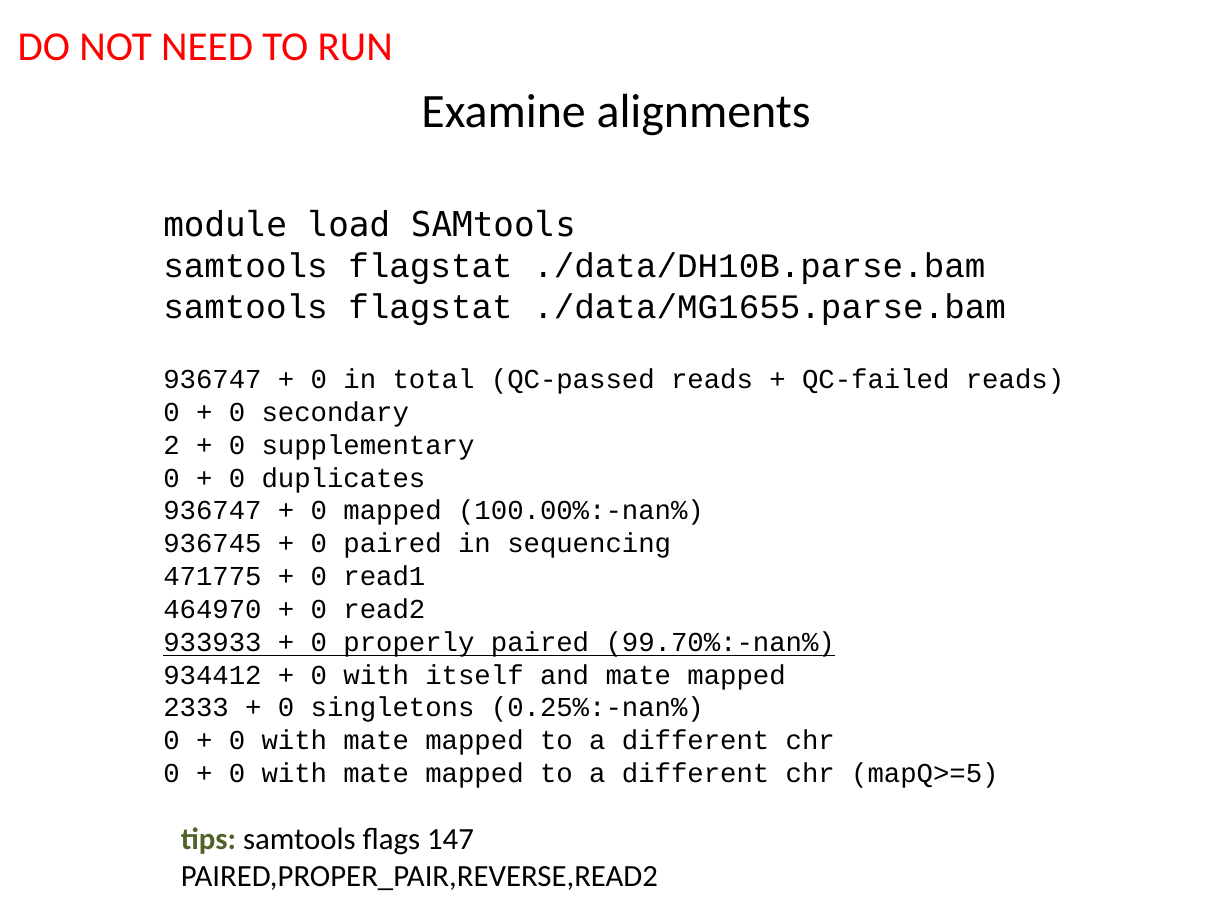
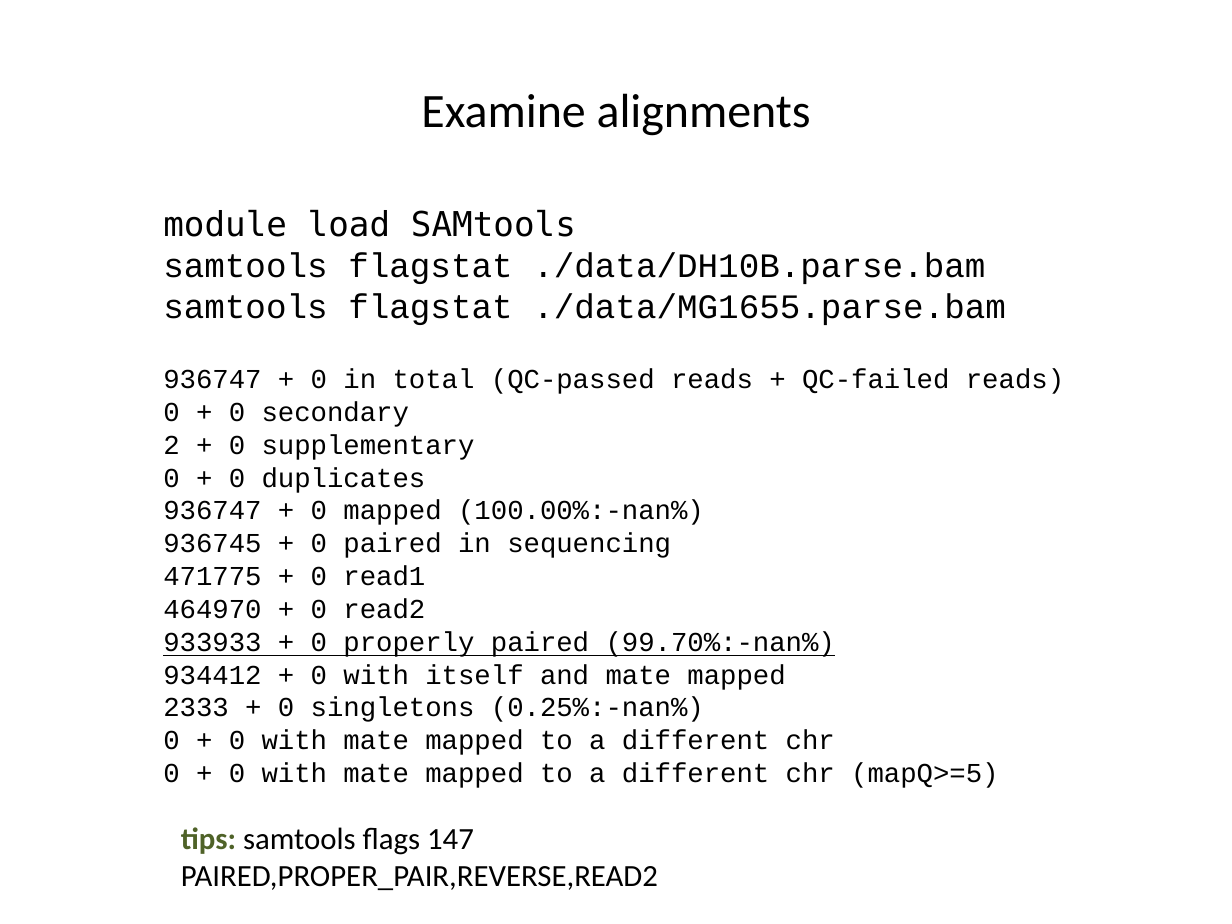
Before and after one commit to liu3zhenlab/teaching, a slide deck: slide 7 of PLPTH813Bioinformatis/2023/labs/lab06_variants.pptx. Drawn at 1232x924 pixels with LibreOffice and Linux fonts; fonts in the diff are those of the drawing. Boxes give left, top, right and bottom in pixels: in the first picture for what was removed or moved away, otherwise in the second. Text is boxed around its words. In the diff, an @@ line names an element or a change of style, - is before the commit and + after.

```diff
--- a/PLPTH813Bioinformatis/2023/labs/lab06_variants.pptx
+++ b/PLPTH813Bioinformatis/2023/labs/lab06_variants.pptx
@@ text removed at [18,33,393,61] @@
-DO NOT NEED TO RUN
```
Also in this commit, not shown: 1 other slide changed, 4 other files.
